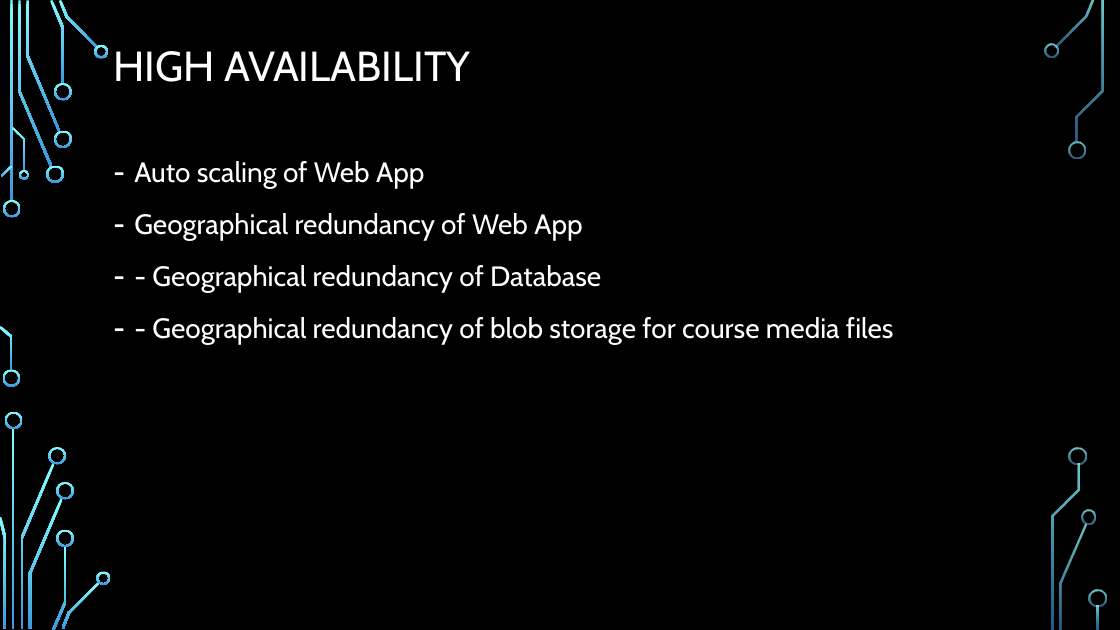
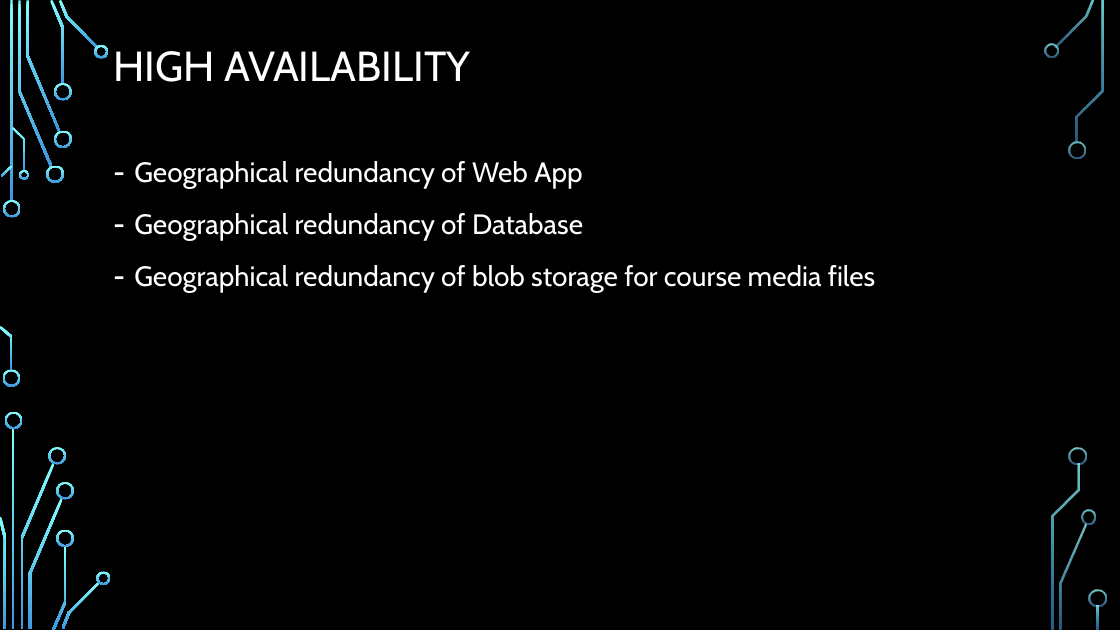
Before and after one commit to chenghao1983/c6c1d99d-502e-4a47-b8f5-35181e48b4fa_PT4, a slide deck: slide 6 of Doc/Active Learning on the Cloud - PT4.pptx. Drawn at 1120x630 pixels with LibreOffice and Linux fonts; fonts in the diff are those of the drawing; background and template pictures are left out. Boxes give left, top, right and bottom in pixels: in the first picture for what was removed or moved away, otherwise in the second. Text is boxed around its words. In the diff, an @@ line names an element or a change of style, - is before the commit and + after.

```diff
--- a/Doc/Active Learning on the Cloud - PT4.pptx
+++ b/Doc/Active Learning on the Cloud - PT4.pptx
@@ text at box(134, 161, 424, 188): paragraph removed @@
-– Auto scaling of Web App
@@ text at box(134, 213, 876, 292): text changed @@
-– - Geographical redundancy of Database
-– - Geographical redundancy of blob storage for course media files
+– Geographical redundancy of Database
+– Geographical redundancy of blob storage for course media files
```
Also in this commit, not shown: 2 other slides changed.
